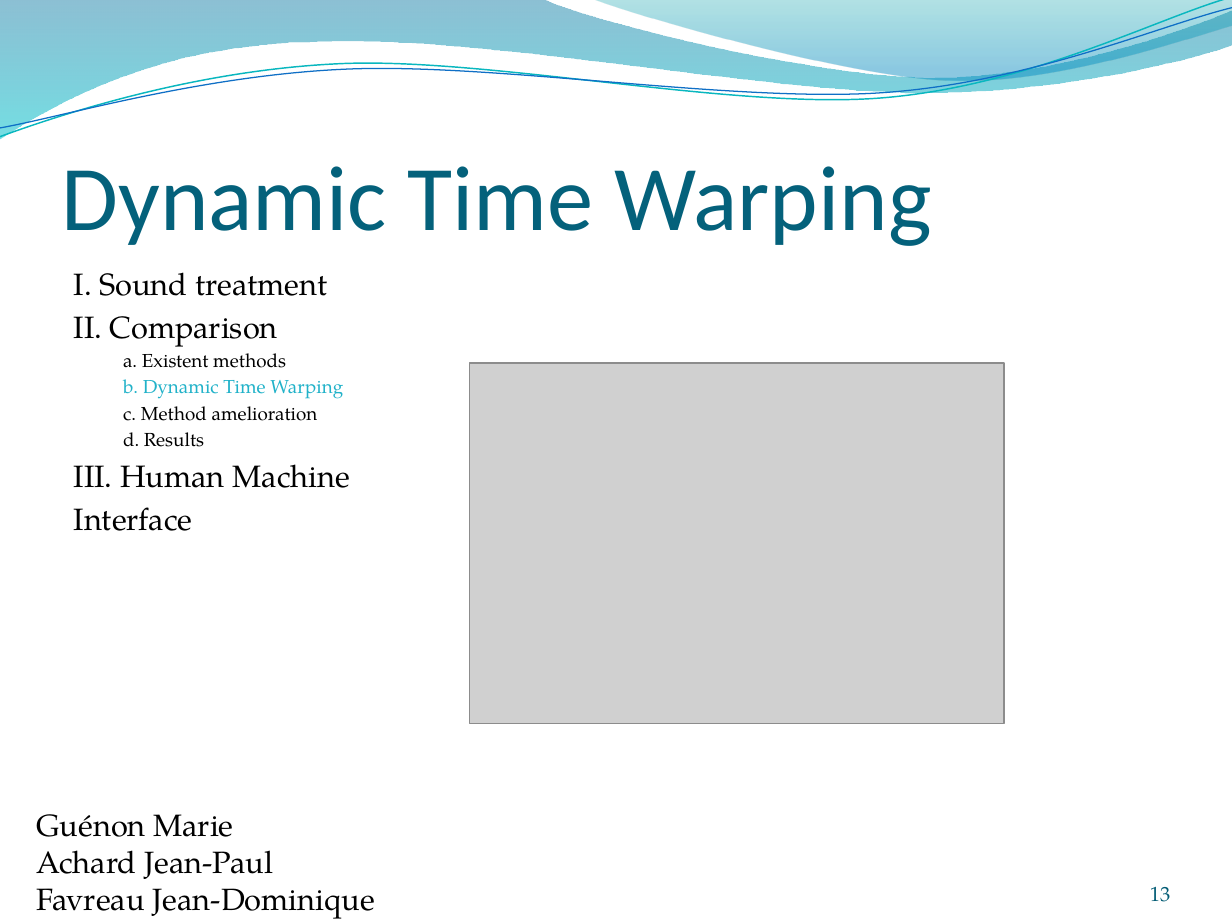
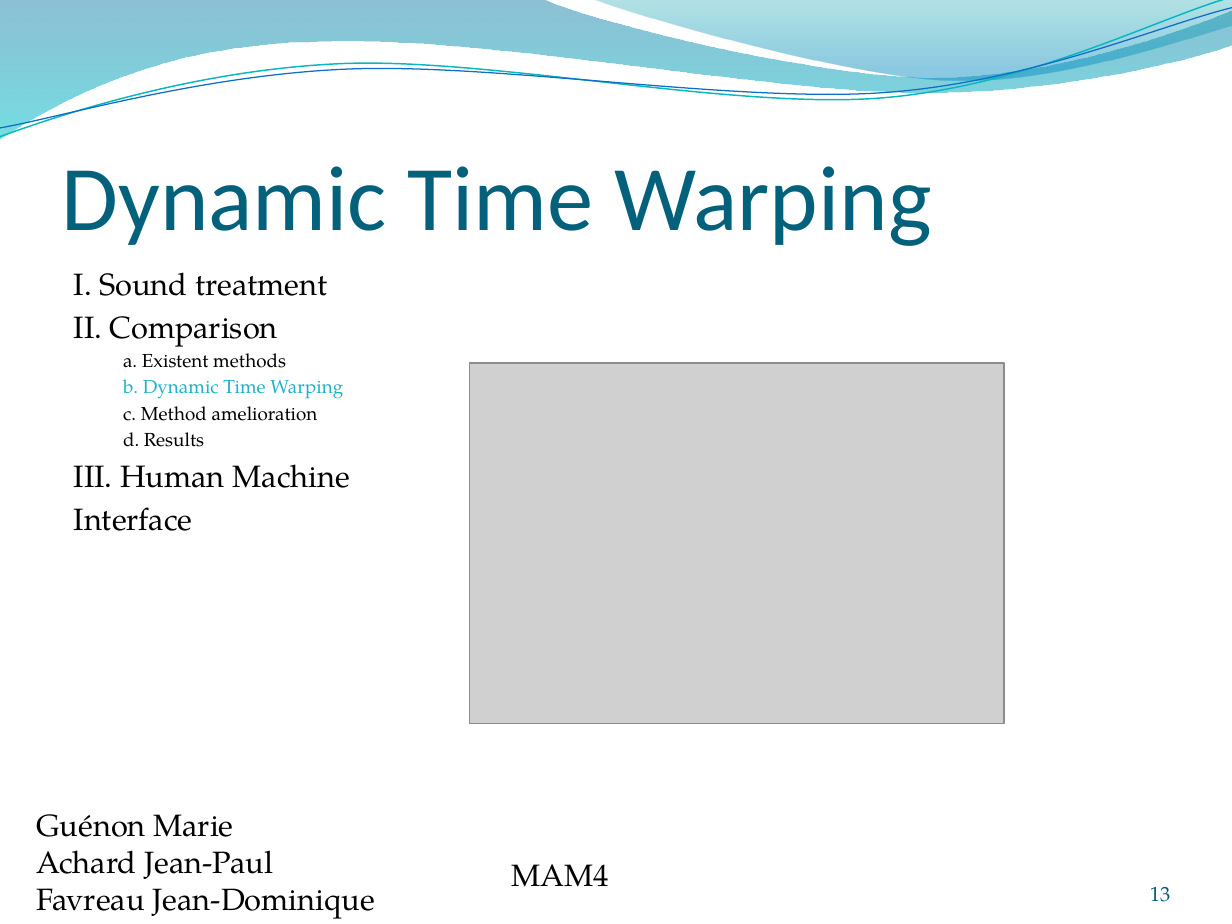
Before and after one commit to jeando/projetS7, a slide deck: slide 13 of annexes/Word_recognition.pptx. Drawn at 1232x924 pixels with LibreOffice and Linux fonts; fonts in the diff are those of the drawing; grey boxes stand for pictures; background and template pictures are left out. Boxes give left, top, right and bottom in pixels: in the first picture for what was removed or moved away, otherwise in the second. Text is boxed around its words. In the diff, an @@ line names an element or a change of style, - is before the commit and + after.

```diff
--- a/annexes/Word_recognition.pptx
+++ b/annexes/Word_recognition.pptx
@@ text added at [512, 864, 610, 887], 18 pt, text #000000 @@
+MAM4
```
Also in this commit, not shown: 18 other slides changed, 5 slides added, 3 other files.
